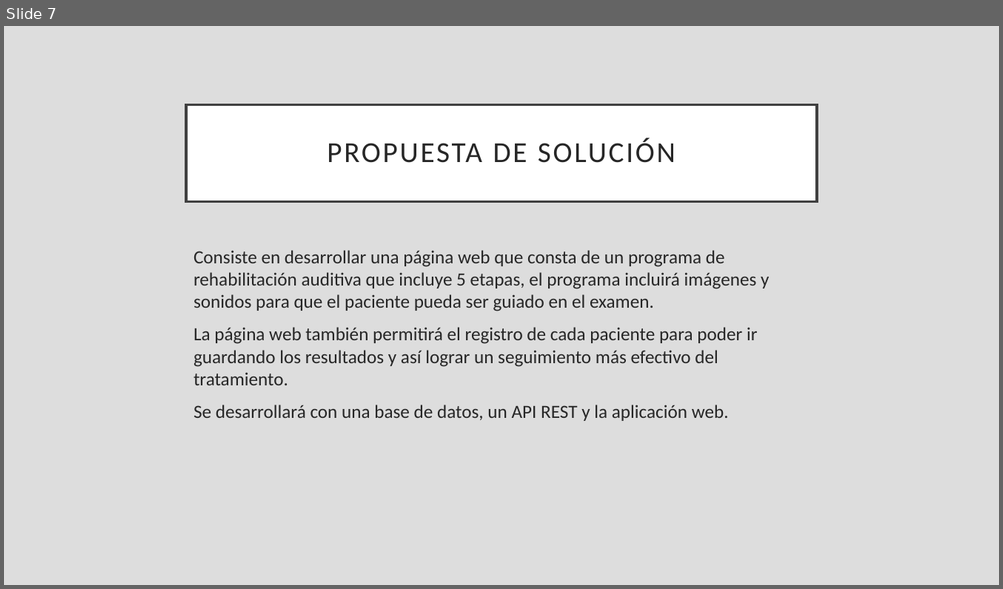
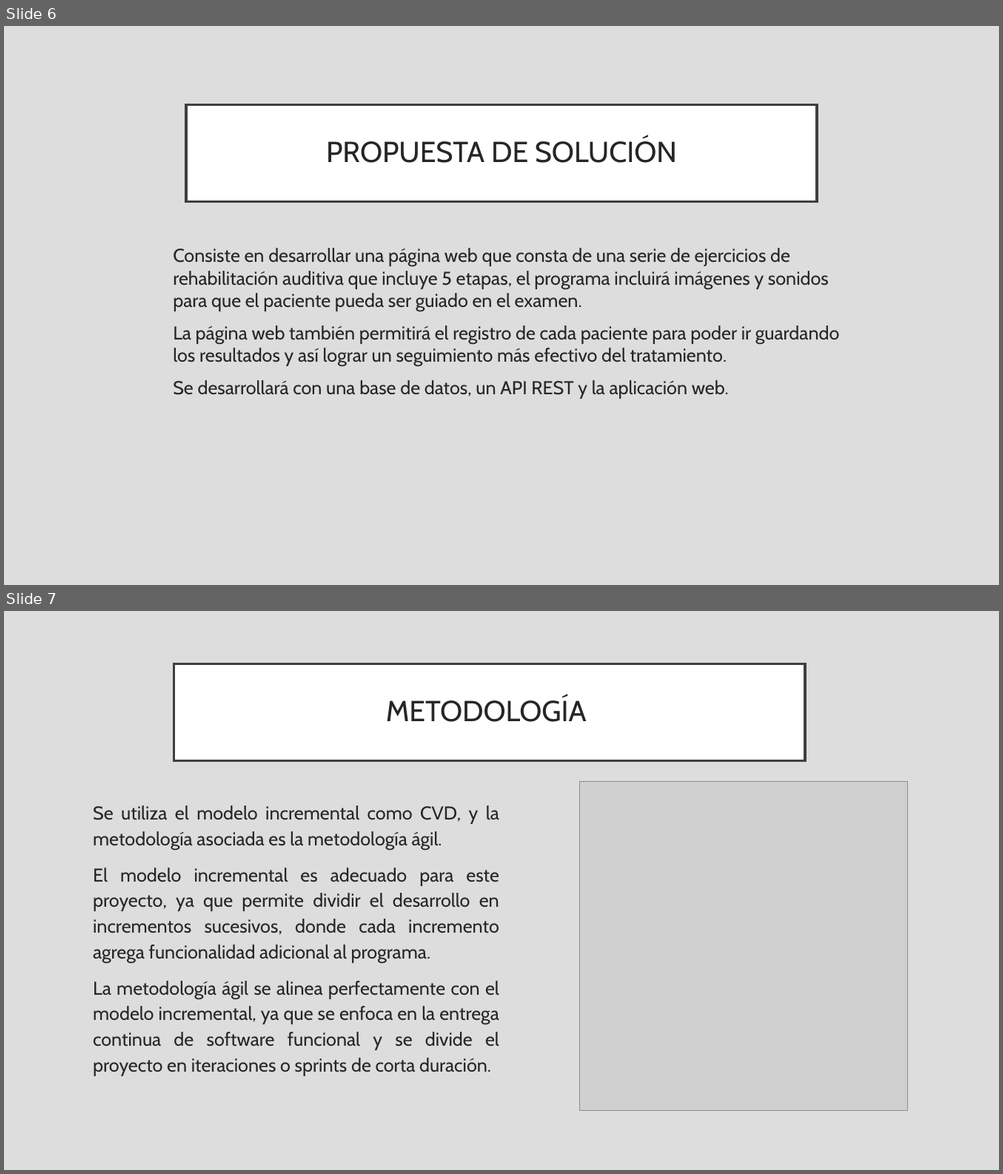
Before and after one commit to lucasconfalonieri/Audiestimulos, a slide deck: Presentación Intercatedra.pptx. Shown one above the other, each under a label of ours: slide 7 before the commit, slides 6 and 7 after it. The pictures are 1003x589 and 1003x1174 pixels, drawn with LibreOffice and Linux fonts; fonts in the diff are those of the drawing; grey boxes stand for pictures. Boxes give left, top, right and bottom in pixels: in the first picture for what was removed or moved away, otherwise in the second. Text is boxed around its words. In the diff, an @@ line names an element or a change of style, - is before the commit and + after.

```diff
--- a/Presentación Intercatedra.pptx
+++ b/Presentación Intercatedra.pptx
@@ slide 7 added at bbox=[4, 611, 999, 1170], background #DDDDDD @@
@@ title added at bbox=[174, 664, 805, 761], fill #FFFFFF, outline #3F3F3F 2.5 pt, 28 pt, text #262626 @@
+METODOLOGÍA
@@ picture added at bbox=[580, 782, 908, 1111] @@
@@ text added at bbox=[93, 806, 499, 1076], 18 pt, text #262626 @@
+Se utiliza el modelo incremental como CVD, y la metodología asociada es la metodología ágil.
+El modelo incremental es adecuado para este proyecto, ya que permite dividir el desarrollo en incrementos sucesivos, donde cada incremento agrega funcionalidad adicional al programa.
+La metodología ágil se alinea perfectamente con el modelo incremental, ya que se enfoca en la entrega continua de software funcional y se divide el proyecto en iteraciones o sprints de corta duración.
@@ what was slide 7 is now slide 6 @@
@@ slide 6 changed as well @@
@@ title "PROPUESTA DE SOLUCIÓN" at bbox=[186, 104, 817, 201]: font Calibri to Cabin, letter spacing 2 to 0 pt; outline #404040 2.5 pt to #3F3F3F 2.5 pt @@
@@ text "Consiste en desarrollar una página ...": place and size @@
-text "Consiste en desarrollar una página ..." at bbox=[193, 250, 768, 421]
+text "Consiste en desarrollar una página ..." at bbox=[173, 248, 839, 399]
@@ text at bbox=[173, 248, 828, 312]: text changed; font Calibri to Cabin @@
-Consiste en desarrollar una página web que consta de un programa de rehabilitación auditiva que incluye 5 etapas, el programa incluirá imágenes y sonidos para que el paciente pueda ser guiado en el examen.
+Consiste en desarrollar una página web que consta de una serie de ejercicios de rehabilitación auditiva que incluye 5 etapas, el programa incluirá imágenes y sonidos para que el paciente pueda ser guiado en el examen.
@@ text at bbox=[173, 326, 839, 399]: font Calibri to Cabin in "La página web también permitirá el registro ...", "Se desarrollará con una base de datos, ..." @@
```
Also in this commit, not shown: 9 other slides changed, 1 slide removed.
